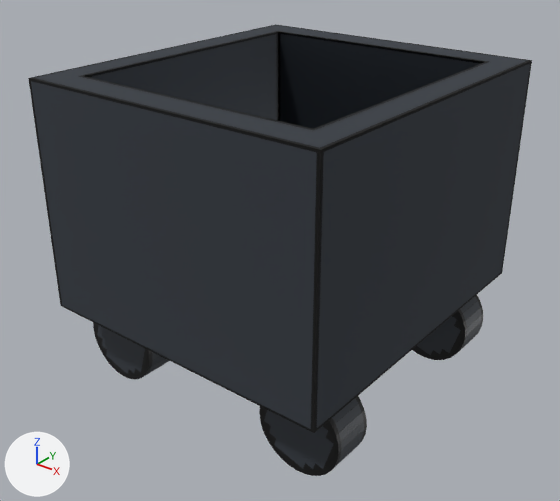
Renders of the glTF model Global_Resources/Mapping/3D/Below/Broko_Town/Interior/Rails_1/Rail_Cars/Models/Rail_Car_1/Model.glb from each side of a commit.
Before and after are seen from a 50 mm lens placed at (1.526, -1.966, 1.66), pointed at (-0.006, -0.052, 0.473). Every picture has the same lights, and +X, +Y and +Z are marked at lower left. The picture after the commit comes second. Where no turn or scale is listed for an object, it has been applied to the vertices. Vertices at exactly the same position are counted once.

The first picture shows 'Main', 'Wheel_1', 'Wheel_2', 'Wheel_3'.
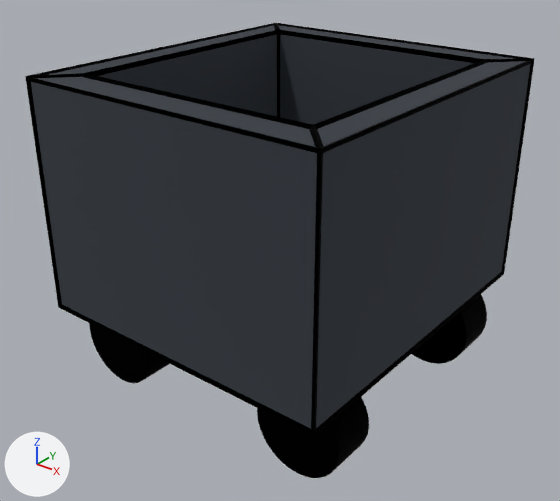
Where the newer file only moved an object's origin or applied its transform, the numbers keep the older frame.

Boxes (x1, y1, x2, y2) around the edits, measured in the pictures (560 x 501 px):
'Main', reshaped, rescaled: before (28, 24, 532, 433); after (25, 23, 535, 437)
'Wheel_1', reshaped, rescaled, recoloured: before (259, 396, 367, 476); after (257, 397, 369, 478)
'Wheel_3', reshaped (8% taller): before (412, 295, 483, 360); after (412, 294, 487, 364)
'Wheel_2', reshaped: before (93, 322, 169, 380); after (89, 323, 169, 383)
part 3 of me_cylinder_004, added (black): after (89, 323, 169, 383)
part 4 of me_cylinder_004, recoloured: before (93, 322, 149, 380)
part 5 of me_cylinder_004, recoloured: before (143, 350, 169, 377)
part 6 of me_cylinder_005, added (black): after (412, 294, 487, 364)
part 7 of me_cylinder_005, recoloured: before (412, 311, 465, 360)
part 8 of me_cylinder_005, recoloured: before (458, 295, 483, 351)

The change, as a list of edits to the scene's bpy script:
```text
Change me_cube:
    used by ob_main; location = (0.0, 0.0, 0.7); scale = (0.55, 0.6, 0.4)
    remove me_cube.from_pydata(...)  # 16 vertices, 28 faces; spans x -1.0..1.0, y -1.0..1.0, z -1.0..1.0
    remove me_cube.materials.append(mat_sides)  # picture img_sides
    remove me_cube.materials.append(mat_top)  # picture img_top
    remove me_cube.materials.append(mat_in_sides)  # picture img_in_sides
    remove me_cube.materials.append(mat_in_floor)  # picture img_in_floor
    add me_cube.from_pydata(...)  # 104 vertices, 252 faces; spans x -0.56..0.56, y -0.61..0.61, z -0.41..0.41
    me_cube part 1: 16 vertices removed from x -1.0..1.0, y -1.0..1.0, z -1.0..1.0; 104 vertices added at x -0.56..0.56, y -0.61..0.61, z -0.41..0.41
    add me_cube.materials.append(mat_main)  # dark grey #333941
    add me_cube.materials.append(mat_outlines)  # black #000000
Change me_cylinder_002:
    used by ob_wheel_1; location = (0.4, -0.4, 0.15); rotation_euler = (1.571, 0.0, 3.142), in degrees (90, 0, 180); scale = (0.75, 0.75, 0.75)
    remove me_cylinder_002.from_pydata(...)  # 64 vertices, 124 faces; spans x -0.2..0.2, y -0.2..0.2, z -0.1..0.1
    remove me_cylinder_002.materials.append(mat_wheel_sides)  # picture img_wheel_sides
    remove me_cylinder_002.materials.append(mat_wheel_front)  # picture img_wheel_front
    add me_cylinder_002.from_pydata(...)  # 128 vertices, 248 faces; spans x -0.155..0.155, y -0.155..0.155, z -0.08..0.08
    me_cylinder_002 part 2: the whole mesh is rebuilt
    add me_cylinder_002.materials.append(mat_main)  # dark grey #333941
    add me_cylinder_002.materials.append(mat_outlines)  # black #000000
Change me_cylinder_004:
    remove me_cylinder_004.from_pydata(...)  # 64 vertices, 124 faces; spans x -0.15..0.15, y -0.075..0.075, z -0.15..0.15
    add me_cylinder_004.from_pydata(...)  # 128 vertices, 248 faces; spans x -0.16..0.16, y -0.084..0.084, z -0.16..0.16
    me_cylinder_004 part 3: a new loose piece, a 32-sided cylinder along y spanning x -0.16..0.16, y -0.084..0.084, z -0.16..0.16, in mat_outlines (black #000000)
    me_cylinder_004 part 4: 60 faces spanning x -0.15..0.15, y -0.075..0.075, z -0.15..0.15 switch from mat_wheel_sides_001 (picture img_wheel_sides) to mat_main (dark grey #333941)
    me_cylinder_004 part 5: 64 faces spanning x -0.15..0.15, y -0.075..0.075, z -0.15..0.15 switch from mat_wheel_front_001 (picture img_wheel_front) to mat_main (dark grey #333941)
    add me_cylinder_004.materials.append(mat_outlines)  # black #000000
Change me_cylinder_005:
    remove me_cylinder_005.from_pydata(...)  # 64 vertices, 124 faces; spans x -0.15..0.15, y -0.075..0.075, z -0.15..0.15
    add me_cylinder_005.from_pydata(...)  # 128 vertices, 248 faces; spans x -0.16..0.16, y -0.084..0.084, z -0.16..0.16
    me_cylinder_005 part 6: a new loose piece, a 32-sided cylinder along y spanning x -0.16..0.16, y -0.084..0.084, z -0.16..0.16, in mat_outlines (black #000000)
    me_cylinder_005 part 7: 60 faces spanning x -0.15..0.15, y -0.075..0.075, z -0.15..0.15 switch from mat_wheel_sides_002 (picture img_wheel_sides) to mat_main (dark grey #333941)
    me_cylinder_005 part 8: 64 faces spanning x -0.15..0.15, y -0.075..0.075, z -0.15..0.15 switch from mat_wheel_front_002 (picture img_wheel_front) to mat_main (dark grey #333941)
    add me_cylinder_005.materials.append(mat_outlines)  # black #000000
Change ob_main:
    ob_main.scale: (0.55, 0.6, 0.4) -> (1.0, 1.0, 1.0)
Change ob_wheel_1:
    ob_wheel_1.scale: (0.75, 0.75, 0.75) -> (1.0, 1.0, 1.0)
```
